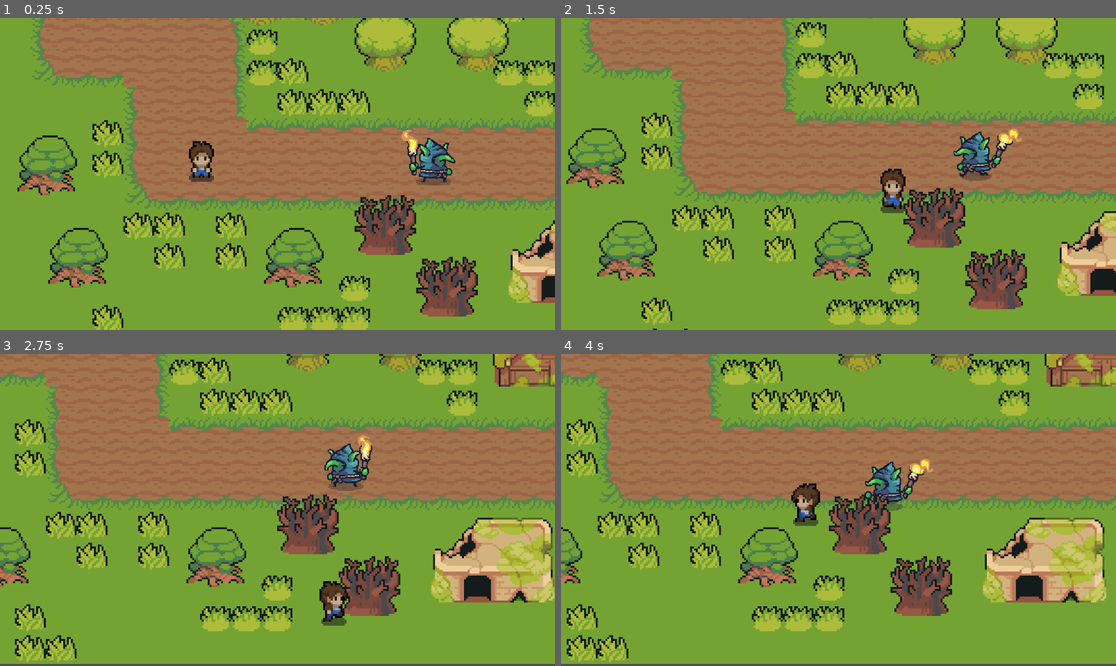
Above: before the commit, frames 1-4 (two rows, left to right).
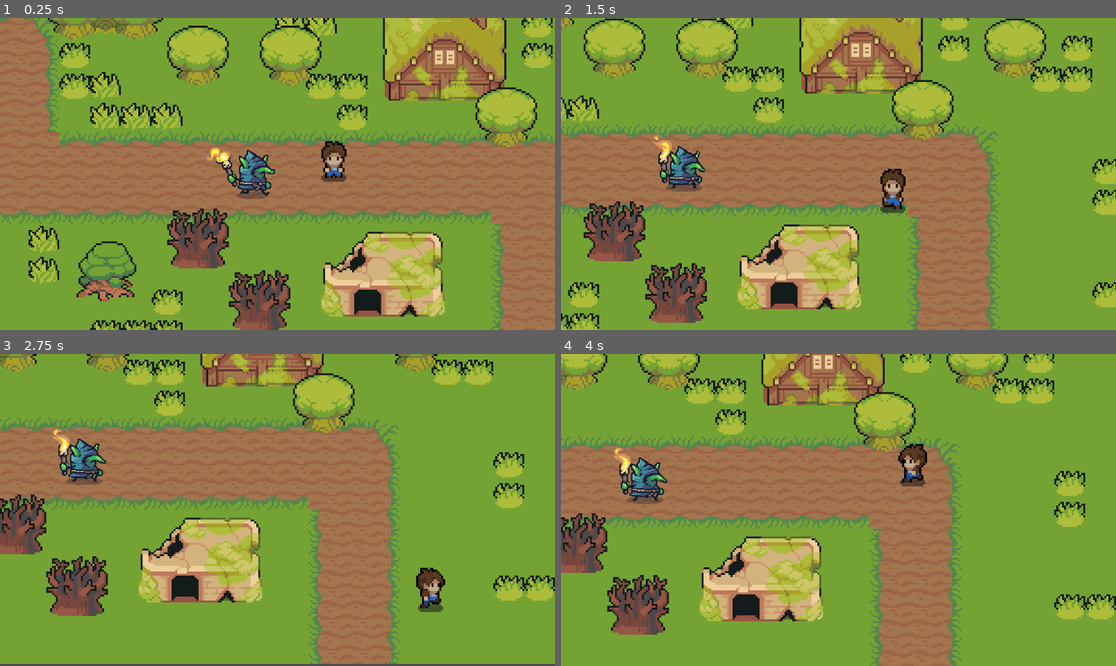
Above: after the commit, the same moments.

Repository: mtzamanpk/MysticRealms
Game: Godot game, scene res://scenes/world.tscn
Same seed, same stepped clock (60 frames per second), same inputs: the game is played once before the commit and once after it.
Inputs (mouse positions are in pixels of both pictures, inside the frame that each line leads up to):
- Up to frame 1 (0.25 s): no input
- Up to frame 2 (1.5 s): move the mouse to (960, 158) at 0.52 s; hold Right (ui_right) 0.53-1.28 s; click (960, 158) at 0.6 s; move the mouse to (727, 189) at 1.27 s; hold Down (ui_down) from 1.28 s (still down); click (727, 189) at 1.35 s
- Up to frame 3 (2.75 s): move the mouse to (333, 441) at 2.02 s; release Down (ui_down) at 2.03 s; hold Right (ui_right) from 2.03 s (still down); click (333, 441) at 2.1 s
- Up to frame 4 (4 s): move the mouse to (810, 572) at 2.77 s; release Right (ui_right) at 2.78 s; hold Up (ui_up) 2.78-3.53 s; click (810, 572) at 2.85 s; move the mouse to (1005, 556) at 3.52 s; hold Left (ui_left) from 3.53 s (still down); click (1005, 556) at 3.6 s

The runs differ from the first frame. In frame 1, 62% of the frame differs, in the area x 0-100%, y 0-100%; in frame 2, 59%; in frame 3, 53%; in frame 4, 61%.

Commit message:
added transition back to world

Diff:
--- /dev/null
+++ b/Game/scenes/desert.gd
@@ -0,0 +1,27 @@
+extends Node2D
+
+
+# Called when the node enters the scene tree for the first time.
+func _ready():
+	pass # Replace with function body.
+
+
+# Called every frame. 'delta' is the elapsed time since the previous frame.
+func _process(delta):
+	changeScenes()
+
+
+func _on_desert_exit_body_entered(body):
+	if body.has_method("player"):
+		global.transitionScene = true
+
+
+func _on_desert_exit_body_exited(body):
+	if body.has_method("player"):
+		global.transitionScene = false
+
+func changeScenes():
+	if global.transitionScene == true:
+		if global.currentScene == "desert":
+			get_tree().change_scene_to_file("res://scenes/world.tscn")
+			global.finishSceneTransition()
--- a/Game/scenes/desert.tscn
+++ b/Game/scenes/desert.tscn
@@ -1,6 +1,7 @@
-[gd_scene load_steps=14 format=3 uid="uid://ff6kx3tj4na8"]
+[gd_scene load_steps=15 format=3 uid="uid://ff6kx3tj4na8"]
 
 [ext_resource type="Texture2D" uid="uid://c61oima320jid" path="res://art/tilesets/TilesetDesert.png" id="1_c53ei"]
+[ext_resource type="Script" path="res://scenes/desert.gd" id="1_tyc54"]
 [ext_resource type="Texture2D" uid="uid://bcd4xy17wrgdo" path="res://art/tilesets/TilesetField.png" id="2_mgcfx"]
 [ext_resource type="Texture2D" uid="uid://dlseqfnjumspt" path="res://art/tilesets/TilesetFloor.png" id="3_pli1w"]
 [ext_resource type="Texture2D" uid="uid://bar6qfjyx5vrj" path="res://art/tilesets/TilesetHouse.png" id="4_hmrpy"]
@@ -3662,54 +3663,65 @@
 31:22/0/physics_layer_0/angular_velocity = 0.0
 0:0/size_in_atlas = Vector2i(4, 3)
 0:0/0 = 0
+0:0/0/y_sort_origin = 7
 0:0/0/physics_layer_0/linear_velocity = Vector2(0, 0)
 0:0/0/physics_layer_0/angular_velocity = 0.0
 0:0/0/physics_layer_0/polygon_0/points = PackedVector2Array(-31.2895, 6.01041, 30.2288, 5.3033, 29.5217, 23.6881, -31.643, 24.3952)
 4:0/size_in_atlas = Vector2i(4, 3)
 4:0/0 = 0
+4:0/0/y_sort_origin = 7
 4:0/0/physics_layer_0/linear_velocity = Vector2(0, 0)
 4:0/0/physics_layer_0/angular_velocity = 0.0
 4:0/0/physics_layer_0/polygon_0/points = PackedVector2Array(-31.2895, 6.01041, 30.2288, 5.3033, 29.5217, 23.6881, -31.643, 24.3952)
 8:0/size_in_atlas = Vector2i(4, 3)
 8:0/0 = 0
+8:0/0/y_sort_origin = 7
 8:0/0/physics_layer_0/linear_velocity = Vector2(0, 0)
 8:0/0/physics_layer_0/angular_velocity = 0.0
 8:0/0/physics_layer_0/polygon_0/points = PackedVector2Array(-31.2895, 6.01041, 30.2288, 5.3033, 29.5217, 23.6881, -31.643, 24.3952)
 12:0/size_in_atlas = Vector2i(4, 3)
 12:0/0 = 0
+12:0/0/y_sort_origin = 7
 12:0/0/physics_layer_0/linear_velocity = Vector2(0, 0)
 12:0/0/physics_layer_0/angular_velocity = 0.0
 12:0/0/physics_layer_0/polygon_0/points = PackedVector2Array(-22.0971, 2.12132, 21.7435, 1.41421, 22.8042, 23.6881, -22.4506, 23.3345)
 16:0/size_in_atlas = Vector2i(3, 3)
 16:0/0 = 0
+16:0/0/y_sort_origin = 7
 16:0/0/physics_layer_0/linear_velocity = Vector2(0, 0)
 16:0/0/physics_layer_0/angular_velocity = 0.0
 16:0/0/physics_layer_0/polygon_0/points = PackedVector2Array(-22.0971, 2.12132, 21.7435, 1.41421, 22.8042, 23.6881, -22.4506, 23.3345)
 19:0/size_in_atlas = Vector2i(4, 3)
 19:0/0 = 0
+19:0/0/y_sort_origin = 7
 19:0/0/physics_layer_0/linear_velocity = Vector2(0, 0)
 19:0/0/physics_layer_0/angular_velocity = 0.0
 19:0/0/physics_layer_0/polygon_0/points = PackedVector2Array(-29.8753, 4.94975, 30.2288, 4.59619, 30.5824, 22.981, -29.8753, 23.6881)
 23:0/size_in_atlas = Vector2i(3, 3)
 23:0/0 = 0
+23:0/0/y_sort_origin = 7
 23:0/0/physics_layer_0/linear_velocity = Vector2(0, 0)
 23:0/0/physics_layer_0/angular_velocity = 0.0
 23:0/0/physics_layer_0/polygon_0/points = PackedVector2Array(-22.0971, 2.12132, 21.7435, 1.41421, 22.8042, 23.6881, -22.4506, 23.3345)
 26:0/size_in_atlas = Vector2i(3, 3)
 26:0/0 = 0
+26:0/0/y_sort_origin = 7
 26:0/0/physics_layer_0/linear_velocity = Vector2(0, 0)
 26:0/0/physics_layer_0/angular_velocity = 0.0
 26:0/0/physics_layer_0/polygon_0/points = PackedVector2Array(-22.0971, 2.12132, 21.7435, 1.41421, 22.8042, 23.6881, -22.4506, 23.3345)
 29:0/size_in_atlas = Vector2i(4, 4)
 29:0/0 = 0
+29:0/0/y_sort_origin = 7
 29:0/0/physics_layer_0/linear_velocity = Vector2(0, 0)
 29:0/0/physics_layer_0/angular_velocity = 0.0
 25:7/size_in_atlas = Vector2i(4, 5)
 25:7/0 = 0
+25:7/0/y_sort_origin = 15
 25:7/0/physics_layer_0/linear_velocity = Vector2(0, 0)
 25:7/0/physics_layer_0/angular_velocity = 0.0
 25:14/size_in_atlas = Vector2i(4, 5)
 25:14/0 = 0
+25:14/0/y_sort_origin = 15
 25:14/0/physics_layer_0/linear_velocity = Vector2(0, 0)
 25:14/0/physics_layer_0/angular_velocity = 0.0
 
@@ -4502,6 +4514,8 @@
 size = Vector2(50, 32)
 
 [node name="desert" type="Node2D"]
+y_sort_enabled = true
+script = ExtResource("1_tyc54")
 
 [node name="TileMap" type="TileMap" parent="."]
 y_sort_enabled = true
@@ -4525,20 +4539,23 @@
 layer_2/z_index = 0
 layer_2/tile_data = PackedInt32Array(720917, 15, 0, 655375, 262152, 0, 786449, 262152, 0, 720908, 393224, 0, 720901, 393224, 0, 524292, 393224, 0, 131084, 1310728, 2, 262159, 1179656, 0, 262162, 1179656, 0, 196631, 1048591, 5, 393241, 1179656, 0, 262172, 1179656, 0)
 
+[node name="player" parent="." instance=ExtResource("6_8hdiu")]
+position = Vector2(-164, 119)
+
 [node name="StaticBody2D" type="StaticBody2D" parent="."]
 
 [node name="CollisionPolygon2D" type="CollisionPolygon2D" parent="StaticBody2D"]
 position = Vector2(-139, 2)
 polygon = PackedVector2Array(-109, -106, 368, -107, 369, 124, -2, 126, -2, 155, -43, 155, -44, 126, -126, 124, -126, -106, -117, -106, -117, -162, -157, -162, -157, 182, 427, 182, 427, -162, -109, -162)
 
-[node name="player" parent="." instance=ExtResource("6_8hdiu")]
-position = Vector2(-164, 119)
-
 [node name="Camera2D" type="Camera2D" parent="."]
 position = Vector2(292, 3)
 
-[node name="worldTransitionPoint" type="Area2D" parent="."]
+[node name="desertExit" type="Area2D" parent="."]
 
-[node name="CollisionShape2D" type="CollisionShape2D" parent="worldTransitionPoint"]
+[node name="CollisionShape2D" type="CollisionShape2D" parent="desertExit"]
 position = Vector2(-161, 144)
 shape = SubResource("RectangleShape2D_dhddn")
+
+[connection signal="body_entered" from="desertExit" to="." method="_on_desert_exit_body_entered"]
+[connection signal="body_exited" from="desertExit" to="." method="_on_desert_exit_body_exited"]
--- a/Game/scenes/world.tscn
+++ b/Game/scenes/world.tscn
@@ -2928,7 +2928,7 @@
 layer_2/tile_data = PackedInt32Array(720917, 15, 0, 655375, 262152, 0, 786449, 262152, 0, 720908, 393224, 0, 720901, 393224, 0, 524292, 393224, 0, 131084, 1310728, 2, 262159, 1179656, 0, 262162, 1179656, 0, 196631, 1048591, 5, 393241, 1179656, 0, 262172, 1179656, 0)
 
 [node name="player" parent="." instance=ExtResource("1_0xnny")]
-position = Vector2(-146, 27)
+position = Vector2(-146, 20)
 
 [node name="enemy" parent="." instance=ExtResource("7_7q6qi")]
 position = Vector2(-25, 20)
--- a/Game/scripts/global.gd
+++ b/Game/scripts/global.gd
@@ -6,11 +6,14 @@
 var currentScene = "world"
 var transitionScene = false
 
-var playerExitDesertPosX = 0
-var playerExitNDesertPosY = 0
+var playerExitDesertPosX = -205
+var playerExitDesertPosY = -67
 
-var playerStartPosX = 0
-var playerStartPosY = 0
+var playerStartPosX = -146
+var playerStartPosY = 20
+
+var gameFirstLoadIn = true
+
 
 func finishSceneTransition():
 	if transitionScene == true:
--- a/Game/scripts/world.gd
+++ b/Game/scripts/world.gd
@@ -1,5 +1,12 @@
 extends Node2D
 
+func _ready():
+	if global.gameFirstLoadIn == true:
+		$player.position.x = global.playerStartPosX
+		$player.position.x = global.playerStartPosY
+	else:
+		$player.position.x = global.playerExitDesertPosX
+		$player.position.x = global.playerExitDesertPosY
 
 # Called every frame. 'delta' is the elapsed time since the previous frame.
 func _process(delta):
@@ -19,4 +26,5 @@
 	if global.transitionScene == true:
 		if global.currentScene == "world":
 			get_tree().change_scene_to_file("res://scenes/desert.tscn")
+			global.gameFirstLoadIn = false
 			global.finishSceneTransition()
